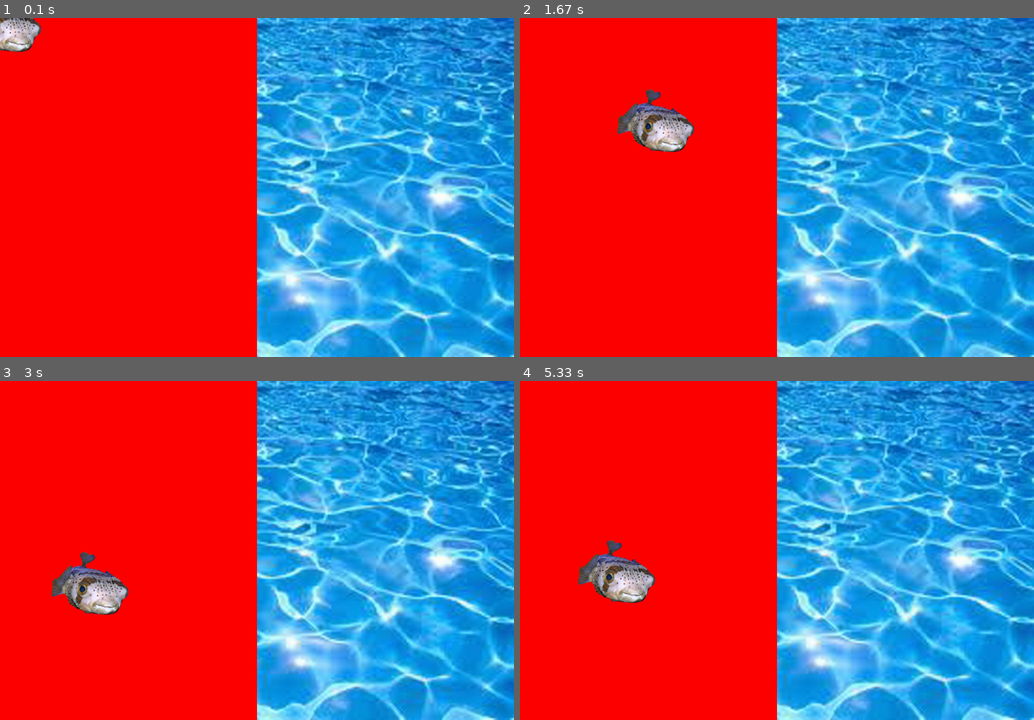
Above: before the commit, frames 1-4 (two rows, left to right).
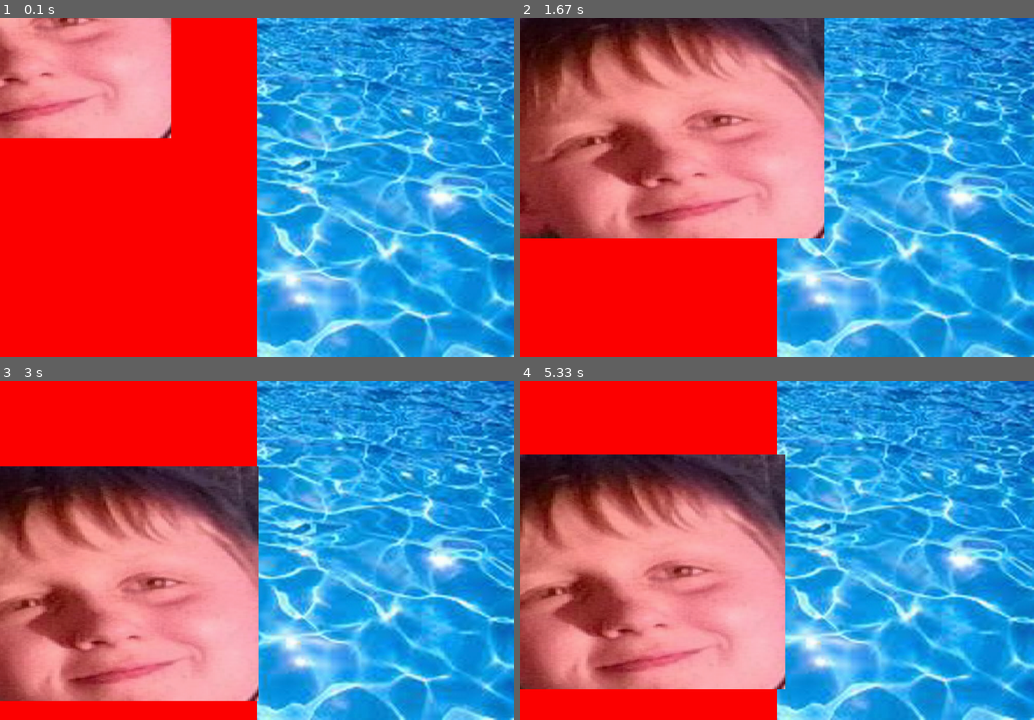
Above: after the commit, the same moments.

Repository: latuszek-piotr/gimnazjum-pygame
Game: pygame game, started from luk.py
Same seed, same stepped clock (60 frames per second), same inputs: the game is played once before the commit and once after it. The source is Python 2; it was converted automatically to run under Python 3.
Inputs (mouse positions are in pixels of both pictures, inside the frame that each line leads up to):
- Up to frame 1 (0.1 s): no input
- Up to frame 2 (1.67 s): click (777, 187) at 0.38 s; click (828, 262) at 0.72 s; click (967, 306) at 1.05 s; click (653, 119) at 1.38 s
- Up to frame 3 (3 s): click (257, 591) at 1.77 s; click (185, 479) at 2.15 s; click (436, 638) at 2.62 s; move the mouse to (87, 584) at 2.93 s
- Up to frame 4 (5.33 s): click (607, 584) at 3.05 s; move the mouse to (627, 482) at 3.3 s; click (627, 482) at 3.45 s; click (653, 611) at 3.92 s; move the mouse to (962, 628) at 4.23 s; click (962, 628) at 4.45 s; click (622, 675) at 4.93 s; move the mouse to (617, 570) at 5.2 s

The runs differ from the first frame. In frame 1, 12% of the frame differs, in the area x 0-34%, y 0-36%; in frame 2, 38%, in the area x 0-60%, y 0-66%; in frame 3, 35%; in frame 4, 36%.

Commit message:
dodane pliki piotrek fugu dla zabawy i piotrek zamiast rybki fugu :)

Diff:
--- a/luk.py
+++ b/luk.py
@@ -31,10 +31,6 @@
             pygame.draw.rect(screen, red, (0,0,500,660))
             screen.blit(grafika_ryby, (x-szerokosc_ryby/2, y-wysokosc_ryby/2))
             pygame.display.flip()
-                #if x < 530 :
-                #y < 630
-
-                #sounds.play('dzwiek/burn1.wav')
             if x < 500 :
                 sound.play()
             else:
@@ -44,7 +40,7 @@
 
 blue = (0,0,255)
 red = (255,0,0)
-nazwa_pliku = 'grafika/fugu.png'
+nazwa_pliku = 'grafika/piotrek fugu.png'
 grafika_ryby = pygame.image.load(nazwa_pliku).convert_alpha()
 szerokosc_ryby = grafika_ryby.get_width()
 wysokosc_ryby = grafika_ryby.get_height()
@@ -55,7 +51,7 @@
 #dz = open('dzwiek/burn1.wav')
 
 pygame.mixer.init()
-sounds = pygame.mixer.Sound('dzwiek/jesterdie_03.wav')
-sound = pygame.mixer.Sound('dzwiek/burn1.wav')
+sound = pygame.mixer.Sound('dzwiek/jesterdie_03.wav')
+#sound = pygame.mixer.Sound('dzwiek/burn1.wav')
 while True:
      input(pygame.event.get())
Binary file added: grafika/piotrek fugu.png
Binary file added: grafika/piotrek_fugu.png
